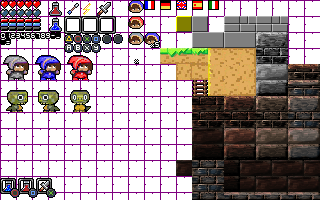
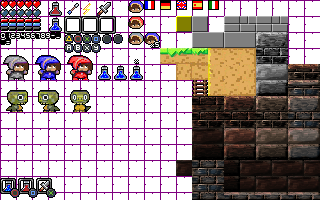
Comparing the layer stacks of the two 320 × 200 images. Changes:
painted on "Sprite-0001.png" over (98, 66, 143, 80)
